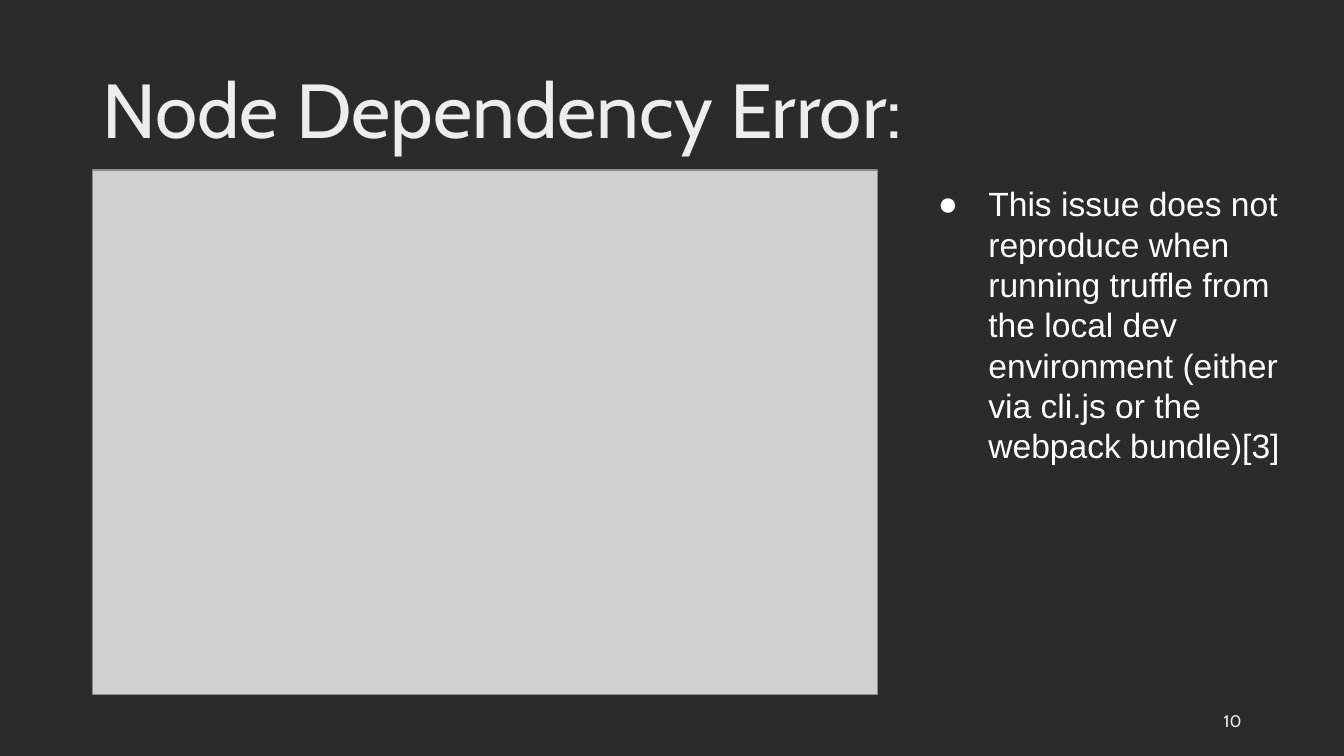
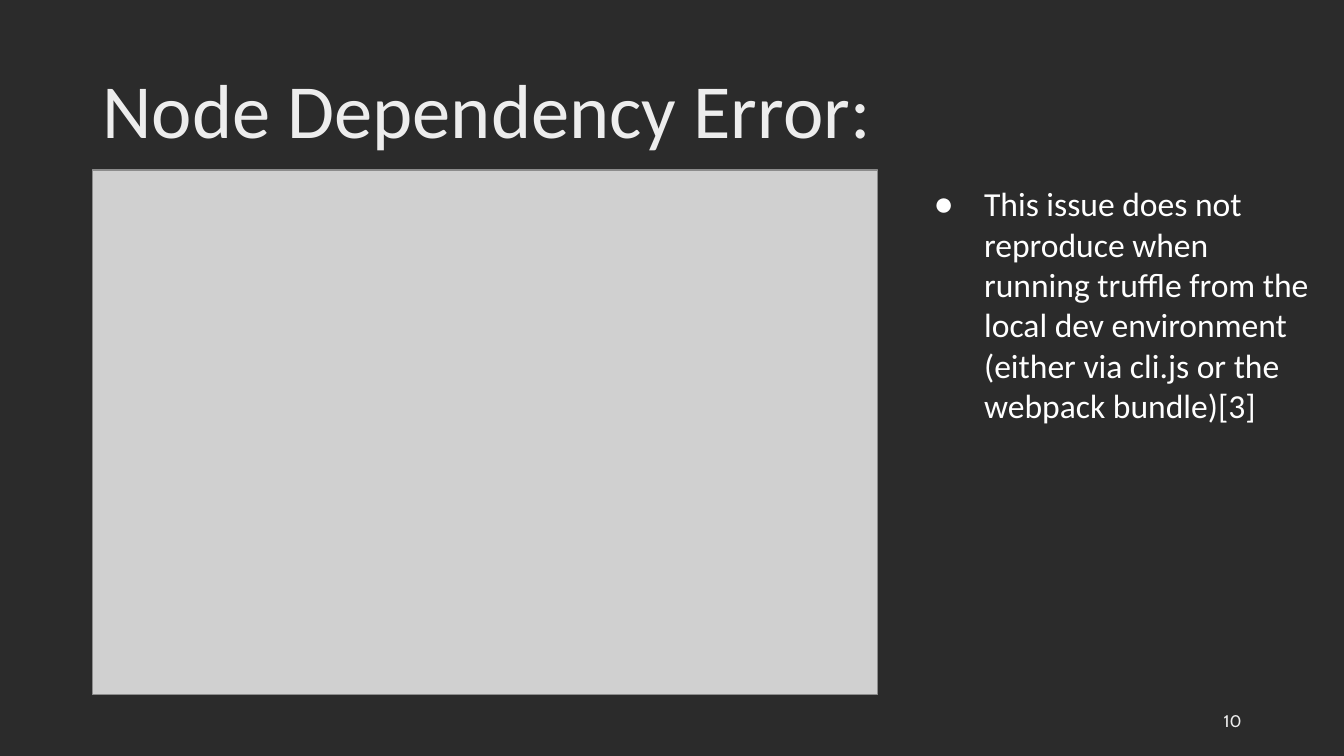
Before and after one commit to saicharan1248/CSE_6324_team_project, a slide deck: slide 10 of Iteration_1/iteration_1.pptx. Drawn at 1344x756 pixels with LibreOffice and Linux fonts; fonts in the diff are those of the drawing; grey boxes stand for pictures; background and template pictures are left out; a plain dark background stands for a picture behind light text. Boxes give left, top, right and bottom in pixels: in the first picture for what was removed or moved away, otherwise in the second. Text is boxed around its words. In the diff, an @@ line names an element or a change of style, - is before the commit and + after.

```diff
--- a/Iteration_1/iteration_1.pptx
+++ b/Iteration_1/iteration_1.pptx
@@ title "Node Dependency Error:" at (102, 85, 871, 151): font Cabin to Calibri @@
@@ text "This issue does not reproduce ..." at (984, 192, 1309, 424): font Arial to Calibri @@
```
Also in this commit, not shown: 13 other slides changed.
